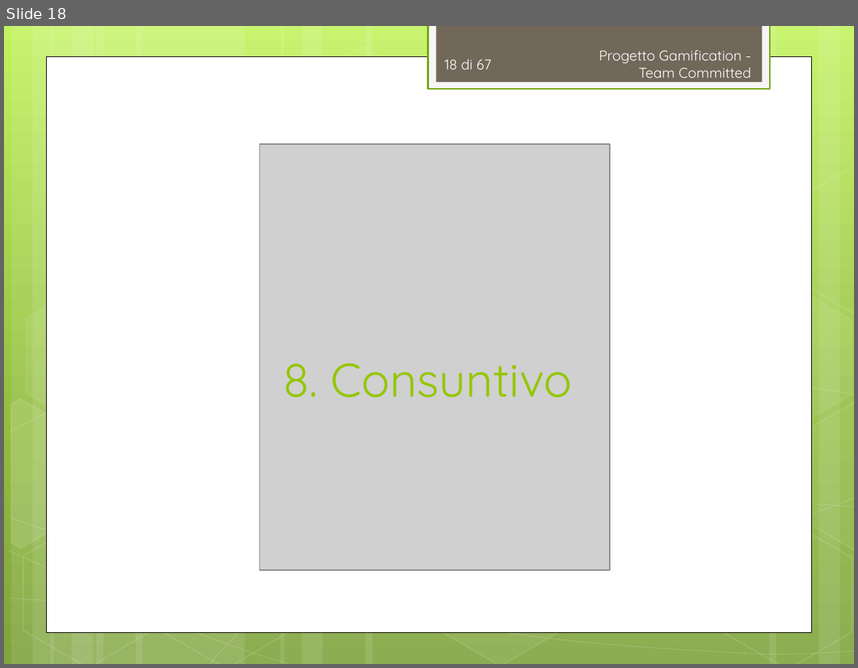
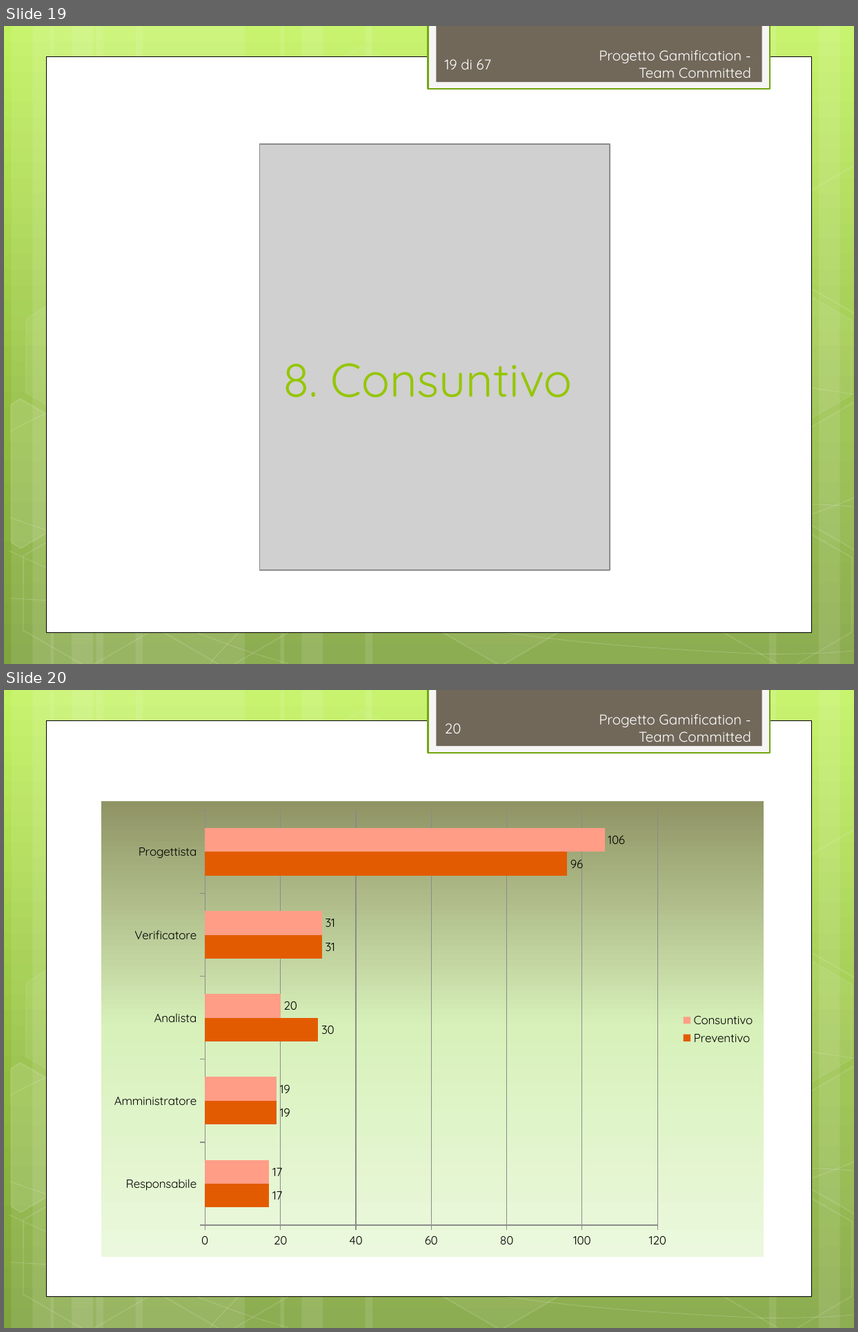
Before and after one commit to TeamCommitted/Team-Committed---Documenti, a slide deck: RP/Esterni/Presentazione/RP-Presentazione.pptx. Shown one above the other, each under a label of ours: slide 18 before the commit, slides 19 and 20 after it. The pictures are 858x668 and 858x1332 pixels, drawn with LibreOffice and Linux fonts; fonts in the diff are those of the drawing; grey boxes stand for pictures. Boxes give left, top, right and bottom in pixels: in the first picture for what was removed or moved away, otherwise in the second. Text is boxed around its words. In the diff, an @@ line names an element or a change of style, - is before the commit and + after.

```diff
--- a/RP/Esterni/Presentazione/RP-Presentazione.pptx
+++ b/RP/Esterni/Presentazione/RP-Presentazione.pptx
@@ slide 20 added at [4, 690, 854, 1328], background gradient #C3F35F to #93BF3F to #81A53E; not listed: 31 template elements that a slide beside it also shows @@
@@ page number added at [445, 723, 461, 733], 12 pt, text #FEFEFE @@
+20
@@ text added at [599, 714, 751, 742], 12 pt, text #FEFEFE @@
+Progetto Gamification - Team Committed
@@ bar chart added at [101, 801, 764, 1256] @@
+categories: Responsabile, Amministratore, Analista, Verificatore, Progettista
+Preventivo: 17, 19, 30, 31, 96
+Consuntivo: 17, 19, 20, 31, 106
@@ what was slide 18 is now slide 19 @@
@@ page number at [445, 59, 492, 69]: text changed @@
-18 di 67
+19 di 67
```
Also in this commit, not shown: 3 other slides added, 1 other file.
